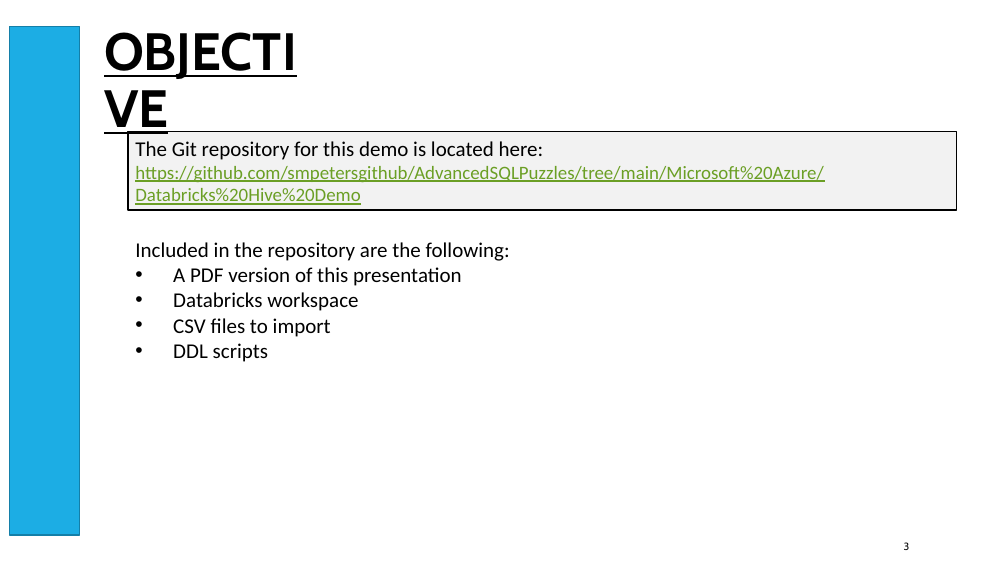
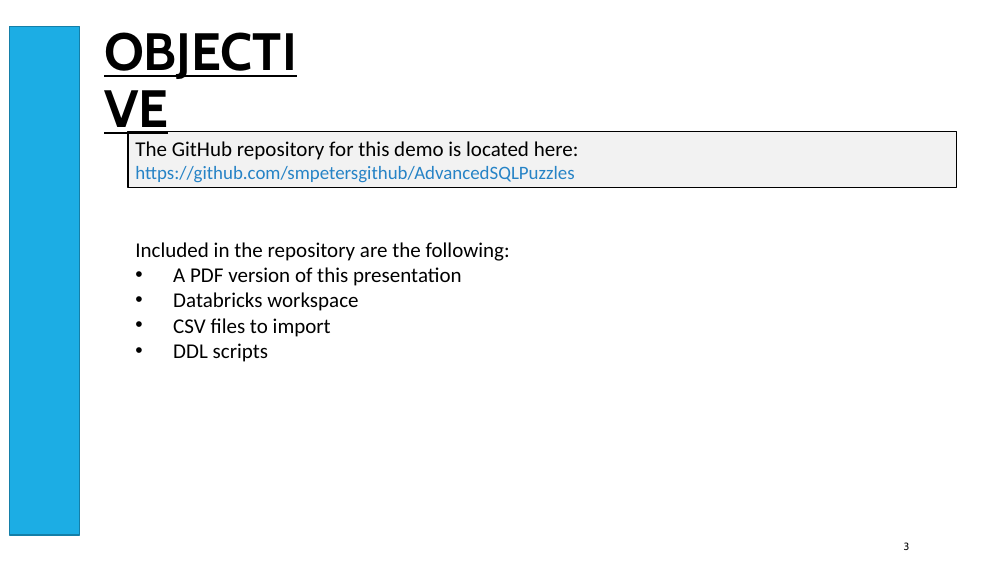
Before and after one commit to smpetersgithub/AdvancedSQLPuzzles, a slide deck: slide 3 of Database Tips and Tricks/Databricks Hive Demo/Azure Databricks Spark Hive Demo Powerpoint.pptx. Drawn at 1008x567 pixels with LibreOffice and Linux fonts; fonts in the diff are those of the drawing. Boxes give left, top, right and bottom in pixels: in the first picture for what was removed or moved away, otherwise in the second. Text is boxed around its words. In the diff, an @@ line names an element or a change of style, - is before the commit and + after.

```diff
--- a/Database Tips and Tricks/Databricks Hive Demo/Azure Databricks Spark Hive Demo Powerpoint.pptx
+++ b/Database Tips and Tricks/Databricks Hive Demo/Azure Databricks Spark Hive Demo Powerpoint.pptx
@@ rectangle "The GitHub repository for this ...": place and size @@
-rectangle "The GitHub repository for this ..." at [128,132,957,210]
+rectangle "The GitHub repository for this ..." at [128,132,957,188]
@@ text in rectangle at [135,141,579,183]: text changed; text colour #6B9F25 to #2683C6 @@
-The Git repository for this demo is located here:
-https://github.com/smpetersgithub/AdvancedSQLPuzzles/tree/main/Microsoft%20Azure/Databricks%20Hive%20Demo
+The GitHub repository for this demo is located here:
+https://github.com/smpetersgithub/AdvancedSQLPuzzles
```
Also in this commit, not shown: 5 other slides changed, 1 other file.
